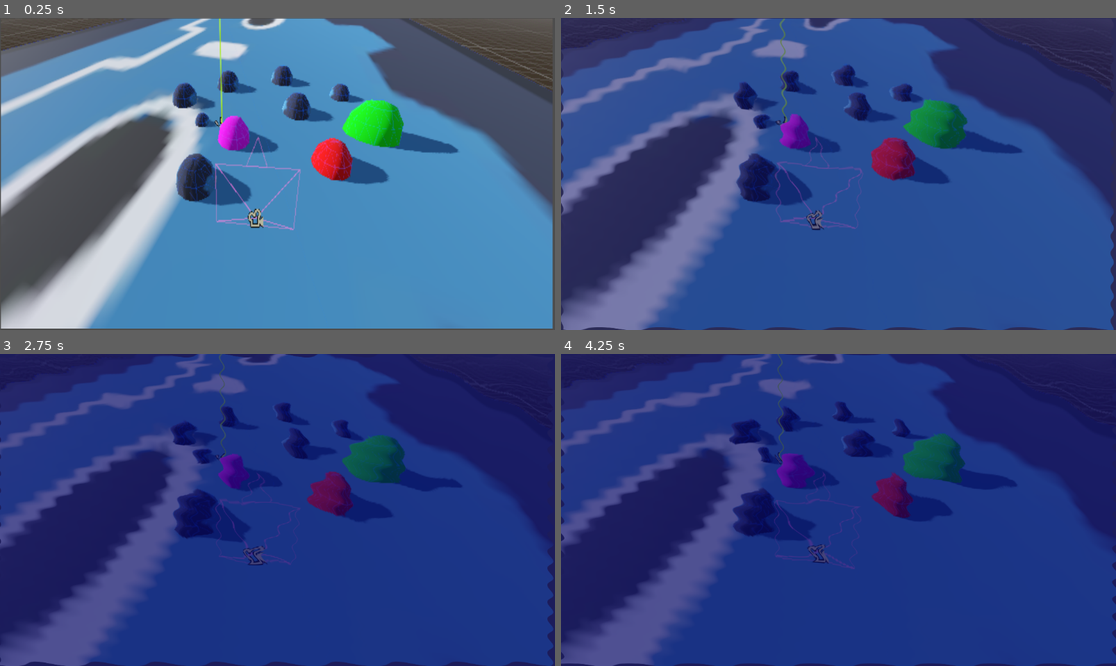
Above: before the commit, frames 1-4 (two rows, left to right).
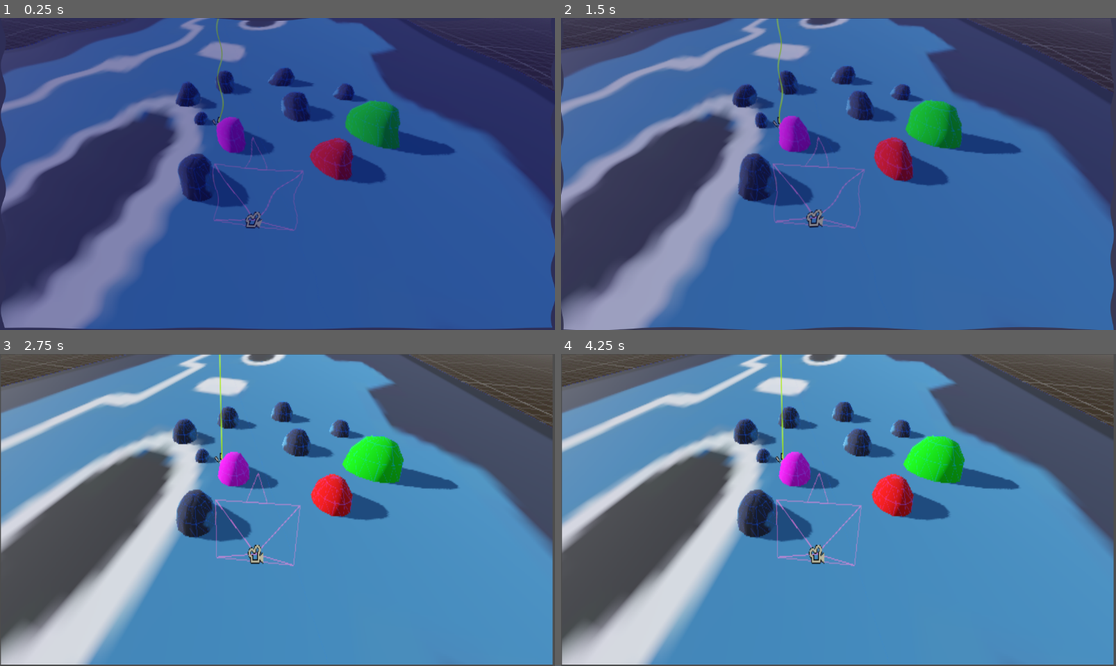
Above: after the commit, the same moments.

Repository: dreamfunicular/trianglegamejam26
Game: Godot game, scene res://testing/shader_test.tscn
The game is run twice, just before and just after one commit, with the same random seed, the same clock (stepped at 60 frames per second) and the same inputs. The project has no main scene, so this scene is started directly.
Inputs (mouse positions are in pixels of both pictures, inside the frame that each line leads up to):
- Up to frame 1 (0.25 s): no input
- Up to frame 2 (1.5 s): tap Enter (ui_accept) at 0.5, 0.6, 0.77, 1.07, 1.35 s; move the mouse to (960, 158) at 0.52 s; move the mouse to (727, 189) at 1.27 s
- Up to frame 3 (2.75 s): tap Enter (ui_accept) at 1.52, 1.82, 2.1 s; move the mouse to (333, 441) at 2.02 s
- Up to frame 4 (4.25 s): move the mouse to (810, 572) at 2.77 s; tap Enter (ui_accept) at 2.85, 3.02, 3.32, 3.6, 3.77, 4.07 s; move the mouse to (1005, 556) at 3.52 s

The runs differ from the first frame. In frame 1, 98% of the frame differs, in the area x 0-100%, y 0-100%; in frame 2, 44%; in frame 3, 100%; in frame 4, 100%.

Commit message:
added some more stuff to the underwater effect

Diff:
--- a/testing/shader_test.tscn
+++ b/testing/shader_test.tscn
@@ -6,12 +6,12 @@
 
 [sub_resource type="ShaderMaterial" id="ShaderMaterial_mabq3"]
 shader = ExtResource("2_ilhii")
-shader_parameter/activate = 0.0
+shader_parameter/activate = 0.999999977648
 shader_parameter/water_color = Color(0, 0, 0.39297795, 1)
-shader_parameter/color_intensity = 0.62999998591824
+shader_parameter/color_intensity = 0.4
 shader_parameter/speed = 1.0
-shader_parameter/wave = 57.90000086277948
-shader_parameter/warp = 9.569999789816679
+shader_parameter/wave = 20.0
+shader_parameter/warp = 9.56999978981668
 
 [node name="ShaderTest" type="Node2D"]
 
--- a/testing/underwater_effect.gd
+++ b/testing/underwater_effect.gd
@@ -1,22 +1,38 @@
 extends CanvasLayer
 
+var in_water :bool = false
 
 func set_shader_value(param: String, value):
-	# in my case i'm tweening a shader on a texture rect, but you can use anything with a material on it
-	#var value = $Shader.material.get_shader_parameter(param)
 	$Shader.material.set_shader_parameter(param, value);
 
 
 func enter_water():
+	in_water = true
+
+	var tween = get_tree().create_tween()
+	tween.set_ease(tween.EASE_IN) # idk if this does anything
+
+	tween.tween_method(func(value): set_shader_value("activate", value), 0.0, 1.0, 0.1); # args are: (method to call / start value / end value / duration of animation)
+
+	## TODO play any sound effect
+
+	# do any sound adjustments
+
+func exit_water():
+	in_water = false
+
 	var tween = get_tree().create_tween()
 	tween.set_ease(tween.EASE_IN)
+	tween.tween_method(func(value): set_shader_value("activate", value), 1.0, 0.0, 0.1); # args are: (method to call / start value / end value / duration of animation)
 
-	#start_val = $Shader.material.get_shader_parameter(param)
-	tween.tween_method(func(value): set_shader_value("activate", value), 0.1, 1.0, 0.1); # args are: (method to call / start value / end value / duration of animation)
+	## TODO play any sound effect
 
+	# do any sound adjustments
 
+func _process(_delta) -> void:
+	if (Input.is_action_just_released("ui_accept")):
+		if not in_water:
+			enter_water()
 
-func _process(float) -> void:
-	pass
-	if (Input.is_action_just_released("ui_accept")):
-		enter_water()
+		else:
+			exit_water()
--- a/testing/underwater_effect.tscn
+++ b/testing/underwater_effect.tscn
@@ -9,8 +9,8 @@
 shader_parameter/water_color = Color(0, 0, 0.39297795, 1)
 shader_parameter/color_intensity = 0.62999998591824
 shader_parameter/speed = 1.0
-shader_parameter/wave = 57.90000086277948
-shader_parameter/warp = 9.569999789816679
+shader_parameter/wave = 26.90000040084228
+shader_parameter/warp = 9.56999978981668
 
 [node name="UnderwaterEffect" type="CanvasLayer"]
 script = ExtResource("1_522x8")
--- /dev/null
+++ b/testing/water.gdshader
@@ -0,0 +1,45 @@
+shader_type spatial;
+//render_mode specular_toon;
+
+uniform float height_scale = 0.02;
+uniform sampler2D noiseA;
+
+uniform sampler2D noiseB;
+uniform sampler2D noiseC;
+
+varying vec2 tex_position;
+
+float height(vec2 position, float time) {
+ 	//return texture(noiseA, position / 10.0).x; // Scaling factor is based on mesh size (this PlaneMesh is 10×10).
+
+	vec2 offsetA = 0.05 * cos(position + 0.1 * time) + 0.1 * time * vec2(-0.02, 0.04);
+
+	vec2 offsetB = 0.02 * cos(position - 0.3 * time) + 5.8 * time * vec2(0.04, 0.01);
+	vec2 offsetC = 0.09 * sin(position + 2.4 * time) + 4.6 * time * vec2(-0.01, 0.03);
+
+	float val = 0.0;
+	val += 0.5 * texture(noiseA, position / 256.0 + offsetA).x - 0.25;
+	val += 0.03 * texture(noiseB, position / 0.33 + offsetB).x;
+	val += 0.01 * texture(noiseC, position / 0.25 + offsetC).x;
+	//val +=
+
+	return val;
+}
+
+void vertex() {
+	tex_position = VERTEX.xz / 2.0 + 0.5;
+	float k = height(tex_position, TIME);
+	VERTEX.y += k * height_scale;
+
+	NORMAL = normalize(vec3(k - height(tex_position + vec2(0.1, 0.0), TIME), 0.1, k - height(tex_position + vec2(0.0, 0.1), TIME)));
+}
+
+void fragment() {
+
+	float fresnel = sqrt(1.0 - max(dot(NORMAL, VIEW), 1.0));
+	RIM = 0.2;
+	METALLIC = 0.0;
+	ROUGHNESS = 0.01 * (1.0 - fresnel);
+	ALBEDO = vec3(0.01, 0.01, 0.09) + (0.1 * fresnel);
+	ALPHA = 0.9;
+}
--- /dev/null
+++ b/testing/water_test.tscn
@@ -0,0 +1,87 @@
+[gd_scene load_steps=19 format=3 uid="uid://dcumbtf7mfqar"]
+
+[ext_resource type="Shader" uid="uid://cpbegb37y0udh" path="res://testing/water.gdshader" id="1_0tou4"]
+
+[sub_resource type="StandardMaterial3D" id="StandardMaterial3D_0tou4"]
+
+[sub_resource type="FastNoiseLite" id="FastNoiseLite_0tou4"]
+
+[sub_resource type="NoiseTexture2D" id="NoiseTexture2D_cowgd"]
+noise = SubResource("FastNoiseLite_0tou4")
+seamless = true
+
+[sub_resource type="FastNoiseLite" id="FastNoiseLite_cowgd"]
+
+[sub_resource type="NoiseTexture2D" id="NoiseTexture2D_vown8"]
+noise = SubResource("FastNoiseLite_cowgd")
+seamless = true
+
+[sub_resource type="FastNoiseLite" id="FastNoiseLite_pndpp"]
+
+[sub_resource type="NoiseTexture2D" id="NoiseTexture2D_umbn0"]
+noise = SubResource("FastNoiseLite_pndpp")
+seamless = true
+
+[sub_resource type="ShaderMaterial" id="ShaderMaterial_0tou4"]
+render_priority = 0
+shader = ExtResource("1_0tou4")
+shader_parameter/height_scale = 0.5
+shader_parameter/noiseA = SubResource("NoiseTexture2D_cowgd")
+shader_parameter/noiseB = SubResource("NoiseTexture2D_vown8")
+shader_parameter/noiseC = SubResource("NoiseTexture2D_umbn0")
+
+[sub_resource type="PlaneMesh" id="PlaneMesh_cowgd"]
+material = SubResource("ShaderMaterial_0tou4")
+subdivide_width = 512
+subdivide_depth = 512
+
+[sub_resource type="FastNoiseLite" id="FastNoiseLite_vown8"]
+
+[sub_resource type="NoiseTexture2D" id="NoiseTexture2D_pndpp"]
+noise = SubResource("FastNoiseLite_vown8")
+seamless = true
+
+[sub_resource type="FastNoiseLite" id="FastNoiseLite_umbn0"]
+
+[sub_resource type="NoiseTexture2D" id="NoiseTexture2D_0e7a6"]
+noise = SubResource("FastNoiseLite_umbn0")
+seamless = true
+
+[sub_resource type="FastNoiseLite" id="FastNoiseLite_yira6"]
+
+[sub_resource type="NoiseTexture2D" id="NoiseTexture2D_e0ipe"]
+noise = SubResource("FastNoiseLite_yira6")
+seamless = true
+
+[sub_resource type="ShaderMaterial" id="ShaderMaterial_np1v4"]
+render_priority = 0
+shader = ExtResource("1_0tou4")
+shader_parameter/height_scale = 0.5
+shader_parameter/noiseA = SubResource("NoiseTexture2D_pndpp")
+shader_parameter/noiseB = SubResource("NoiseTexture2D_0e7a6")
+shader_parameter/noiseC = SubResource("NoiseTexture2D_e0ipe")
+
+[sub_resource type="PlaneMesh" id="PlaneMesh_b1pxw"]
+material = SubResource("ShaderMaterial_np1v4")
+flip_faces = true
+subdivide_width = 512
+subdivide_depth = 512
+
+[node name="WaterTest" type="Node3D"]
+
+[node name="DirectionalLight3D" type="DirectionalLight3D" parent="."]
+transform = Transform3D(1, 0, 0, 0, 0.94354105, 0.33125556, 0, -0.33125556, 0.94354105, 0, 0, 0)
+
+[node name="CSGSphere3D" type="CSGSphere3D" parent="."]
+transform = Transform3D(1, 0, 0, 0, 1, 0, 0, 0, 1, 0, -1.1326947, 0)
+material_override = SubResource("StandardMaterial3D_0tou4")
+
+[node name="WaterContainer" type="Node3D" parent="."]
+
+[node name="MeshInstance3D" type="MeshInstance3D" parent="WaterContainer"]
+mesh = SubResource("PlaneMesh_cowgd")
+skeleton = NodePath("../..")
+
+[node name="MeshInstance3D2" type="MeshInstance3D" parent="WaterContainer"]
+mesh = SubResource("PlaneMesh_b1pxw")
+skeleton = NodePath("../..")
Not shown, added: testing/water.gdshader.uid
